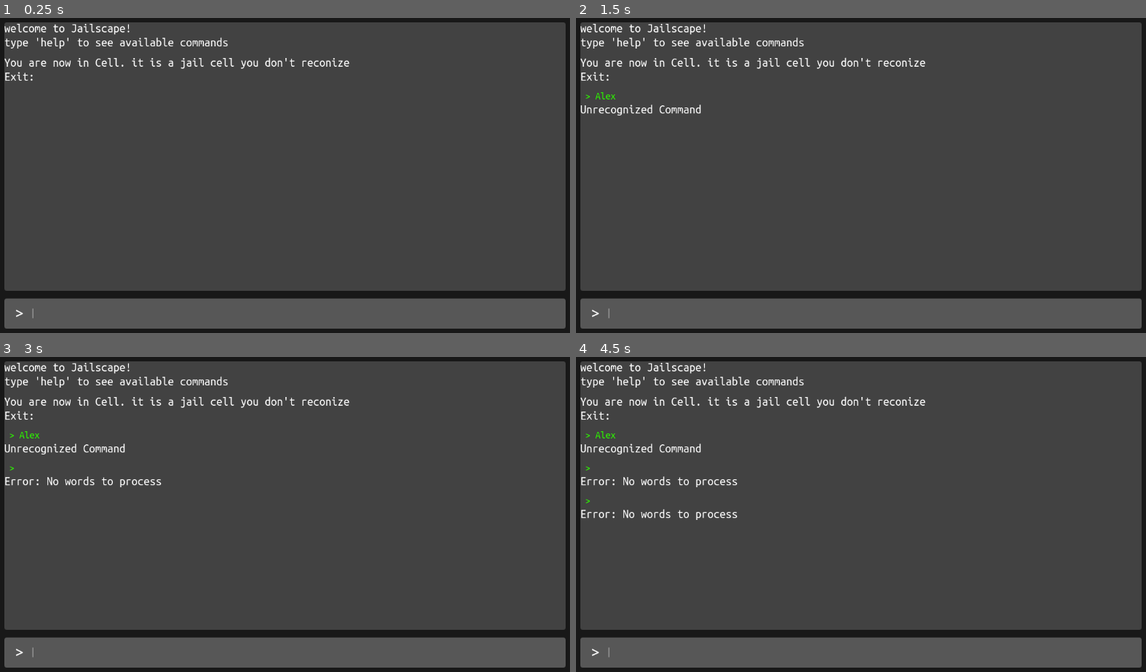
Above: before the commit, frames 1-4 (two rows, left to right).
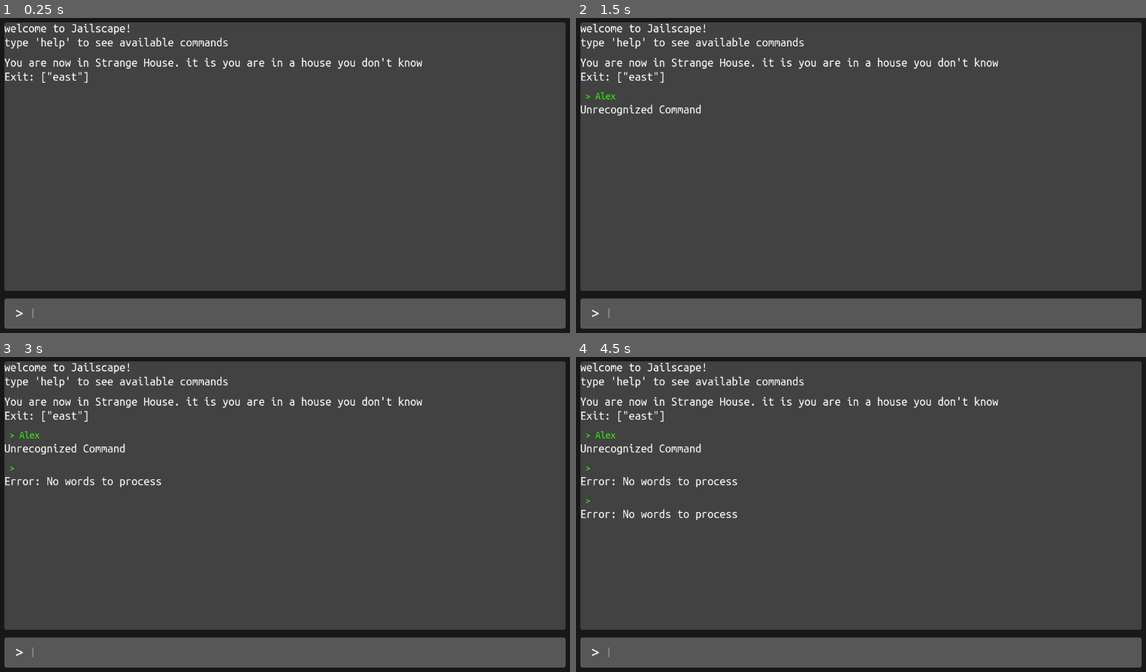
Above: after the commit, the same moments.

Repository: AkIszler/firstRPGGame
Game: Godot game, scene res://scenes/main_game.tscn
The game is run twice, just before and just after one commit, with the same random seed, the same clock (stepped at 60 frames per second) and the same inputs.
Inputs (mouse positions are in pixels of both pictures, inside the frame that each line leads up to):
- Up to frame 1 (0.25 s): no input
- Up to frame 2 (1.5 s): click (872, 314) at 0.52 s; type "Alex" at 0.6 s; tap Enter at 1.25 s
- Up to frame 3 (3 s): tap Space at 2 s; tap Enter at 2.75 s
- Up to frame 4 (4.5 s): tap Space at 3.5 s; tap Enter at 4.25 s

The runs differ from the first frame. In frame 1, 0.7% of the frame differs, in the area x 7-75%, y 12-21%; in frame 2, 0.7%; in frame 3, 0.7%; in frame 4, 0.7%.

Commit message:
room building

Diff:
--- a/scenes/main_game.tscn
+++ b/scenes/main_game.tscn
@@ -1,10 +1,11 @@
-[gd_scene load_steps=12 format=3 uid="uid://b3qjwtpg85xs6"]
+[gd_scene load_steps=13 format=3 uid="uid://b3qjwtpg85xs6"]
 
 [ext_resource type="Script" path="res://scripts/main_game.gd" id="1_btd5m"]
 [ext_resource type="FontFile" uid="uid://de64tnmnphsmf" path="res://Fonts/UbuntuMono-Regular.ttf" id="2_ph74p"]
 [ext_resource type="Script" path="res://scripts/userInput.gd" id="3_02u73"]
 [ext_resource type="Script" path="res://scripts/CommandNode.gd" id="4_qle8l"]
 [ext_resource type="PackedScene" uid="uid://sjc031khtree" path="res://scenes/room.tscn" id="5_abpwl"]
+[ext_resource type="Script" path="res://scripts/RoomManager.gd" id="5_da343"]
 
 [sub_resource type="StyleBoxFlat" id="StyleBoxFlat_5fohg"]
 bg_color = Color(0.0962047, 0.0962048, 0.0962047, 1)
@@ -106,14 +107,23 @@
 script = ExtResource("4_qle8l")
 
 [node name="RoomManager" type="Node" parent="."]
+script = ExtResource("5_da343")
 
 [node name="HouseRoom" parent="RoomManager" instance=ExtResource("5_abpwl")]
 offset_left = 3.0
 offset_top = -262.0
 offset_right = 233.0
 offset_bottom = -62.0
-room_name = "Cell"
-room_description = "a jail cell you don't reconize"
+room_name = "Strange House"
+room_description = "you are in a house you don't know"
+
+[node name="Outside" parent="RoomManager" instance=ExtResource("5_abpwl")]
+offset_left = 291.0
+offset_top = -262.0
+offset_right = 521.0
+offset_bottom = -62.0
+room_name = "Outside"
+room_description = "you are outside of the house standing in a village"
 
 [connection signal="text_submitted" from="background/margin/Rows/inputArea/HBoxContainer/userInput" to="." method="_input_text_submitted"]
 [connection signal="text_submitted" from="background/margin/Rows/inputArea/HBoxContainer/userInput" to="background/margin/Rows/inputArea/HBoxContainer/userInput" method="_on_text_submitted"]
--- a/scripts/CommandNode.gd
+++ b/scripts/CommandNode.gd
@@ -46,13 +46,14 @@
 
 
 func search():
-	return "you look around the room and find the door isn't latched all of the way"
+	return "you look around"
 
 
 func changeRoom(new_room: GameRoom):
 	current_area = new_room
+	var exit_string = ''.join(PackedStringArray([new_room.exits.keys()]))
 	var messages = "\n".join(PackedStringArray([
 		"You are now in " + new_room.room_name + ". it is " + new_room.room_description,
-		"Exit:"
+		"Exit: " + exit_string
 	]))
 	emit_signal("response_gen", messages)
--- /dev/null
+++ b/scripts/RoomManager.gd
@@ -0,0 +1,5 @@
+extends Node
+
+
+func _ready() -> void:
+	$HouseRoom.connect_exit("east", $Outside)
--- a/scripts/room.gd
+++ b/scripts/room.gd
@@ -10,7 +10,23 @@
 
 
 
-func connect_exit(direction: String, room: String):
+func connect_exit(direction: String, room):
     match direction:
         "west":
             exits[direction] = room
+            room.exits["east"] = self
+
+        "east":
+            exits[direction] = room
+            room.exits["east"] = self
+
+
+        "north":
+            exits[direction] = room
+            room.exits["south"] = self
+
+        "south":
+            exits[direction] = room
+            room.exits["north"] = self
+
+        _: printerr("you tried to go an invalid direction: %s", direction)
